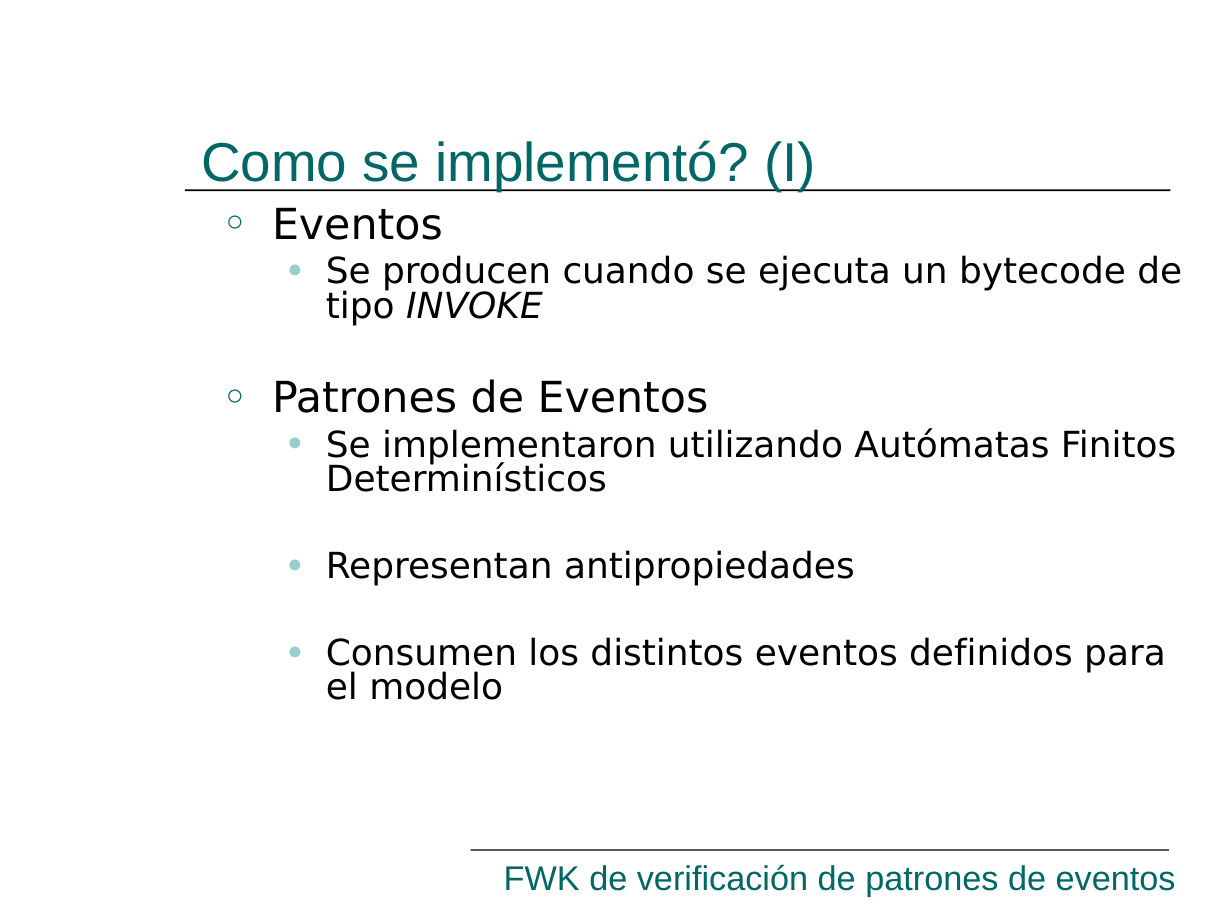
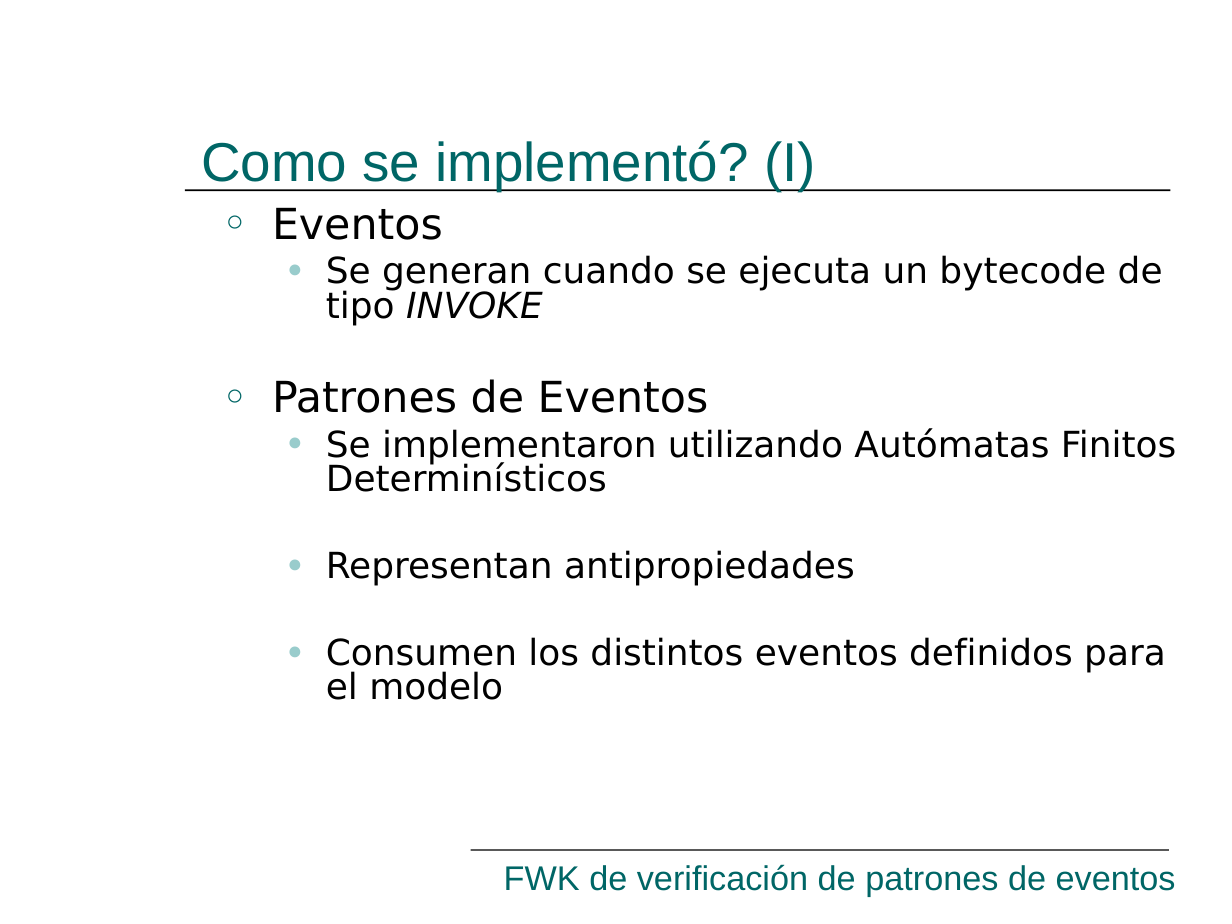
Before and after one commit to hugomelendez/tesis-jpf-2006, a slide deck: slide 21 of tesis-doc/Presentación.ppt (slide 22 before the commit). Drawn at 1232x924 pixels with LibreOffice and Linux fonts; fonts in the diff are those of the drawing. Boxes give left, top, right and bottom in pixels: in the first picture for what was removed or moved away, otherwise in the second. Text is boxed around its words. In the diff, an @@ line names an element or a change of style, - is before the commit and + after.

```diff
--- a/tesis-doc/Presentación.ppt
+++ b/tesis-doc/Presentación.ppt
@@ text at bbox=[326, 255, 1163, 326]: text changed @@
-  ● Se producen cuando se ejecuta un bytecode de tipo INVOKE
+  ● Se generan cuando se ejecuta un bytecode de tipo INVOKE
```
Also in this commit, not shown: 14 other slides changed, 1 other file.
